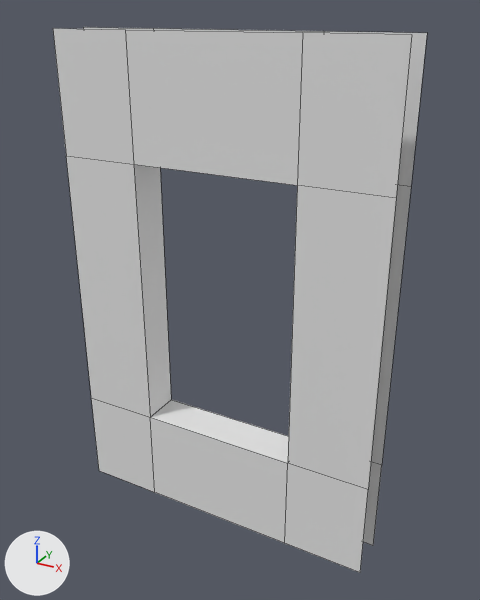
The FBX model Assets/Modular_Props/Mesh/MD_Window_Shootable.fbx as it was, and as the next commit left it.
Camera for both pictures: a 50 mm camera at (2.82, -2.98, 3.1) aimed at (1.08, 0.18, 1.52). The axes (+X, +Y, +Z) are drawn at lower left. The lights are the same throughout. Mesh edges are drawn as thin lines. Where no turn or scale is listed for an object, it has been applied to the vertices.

Names of what the first picture shows: 'MD_Window_Shootable'.
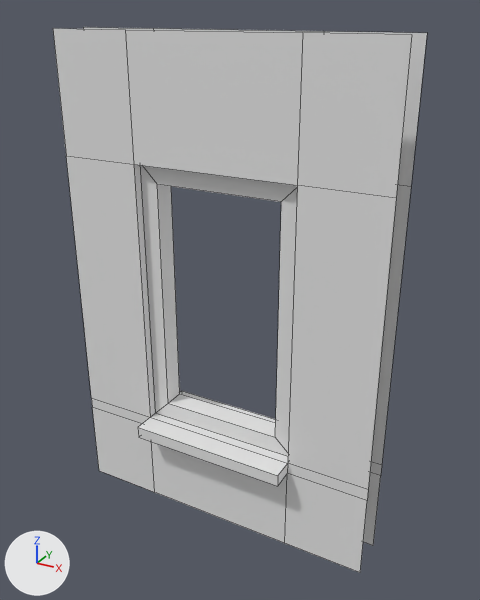
Diff of the bpy script that builds the scene:
```diff
--- a/Assets/Modular_Props/Mesh/MD_Window_Shootable.fbx.py
+++ b/Assets/Modular_Props/Mesh/MD_Window_Shootable.fbx.py
@@ mat_mr_modularset @@
+mat_mr_modularset = principled_material('MR_ModularSet')
+mat_mr_modularset.base_color = (0.8, 0.8, 0.8)  # white #e7e7e7
@@ me_cube_001 @@
 # used by ob_md_window_shootable; location = (0.0, 0.0, 0.0)
-me_cube_001.from_pydata(...)  # 32 vertices, 20 faces; spans x 0.0..2.0, y 0.0..0.25, z 0.0..3.0
+me_cube_001.from_pydata(...)  # 64 vertices, 50 faces; spans x 0.0..2.0, y -0.13..0.38, z 0.0..3.0
+# me_cube_001 part 1
+# 10 faces are deleted
+# 24 vertices are added at x 0.5..1.5, y -0.13..0.38, z 0.54..2.3
+# 8 new vertices lie (0.0, 0.0, 0.54) away from vertices in x 0.0..2.0, y 0.0..0.25, z 0.0
+# 40 new faces join them
+me_cube_001.materials.append(mat_mr_modularset)  # white #e7e7e7
```

Changed parts and their boxes (x1, y1, x2, y2) in the pictures (480 x 600 px):
part 1 of me_cube_001, built on
    both: (92, 165, 382, 573)
